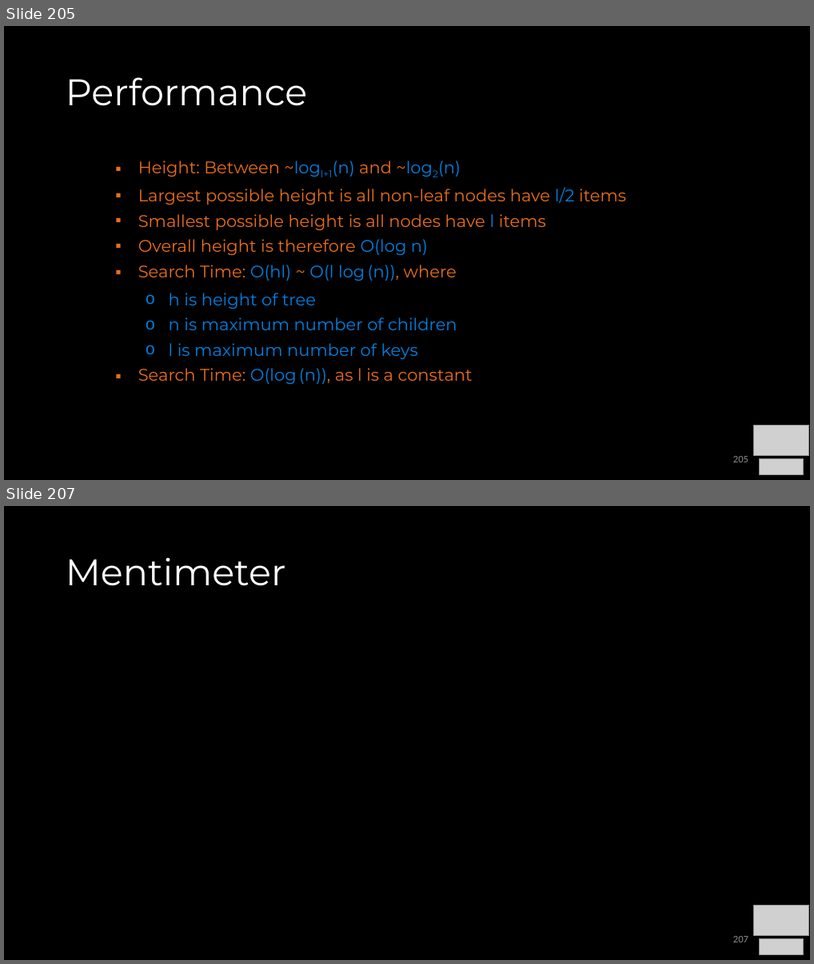
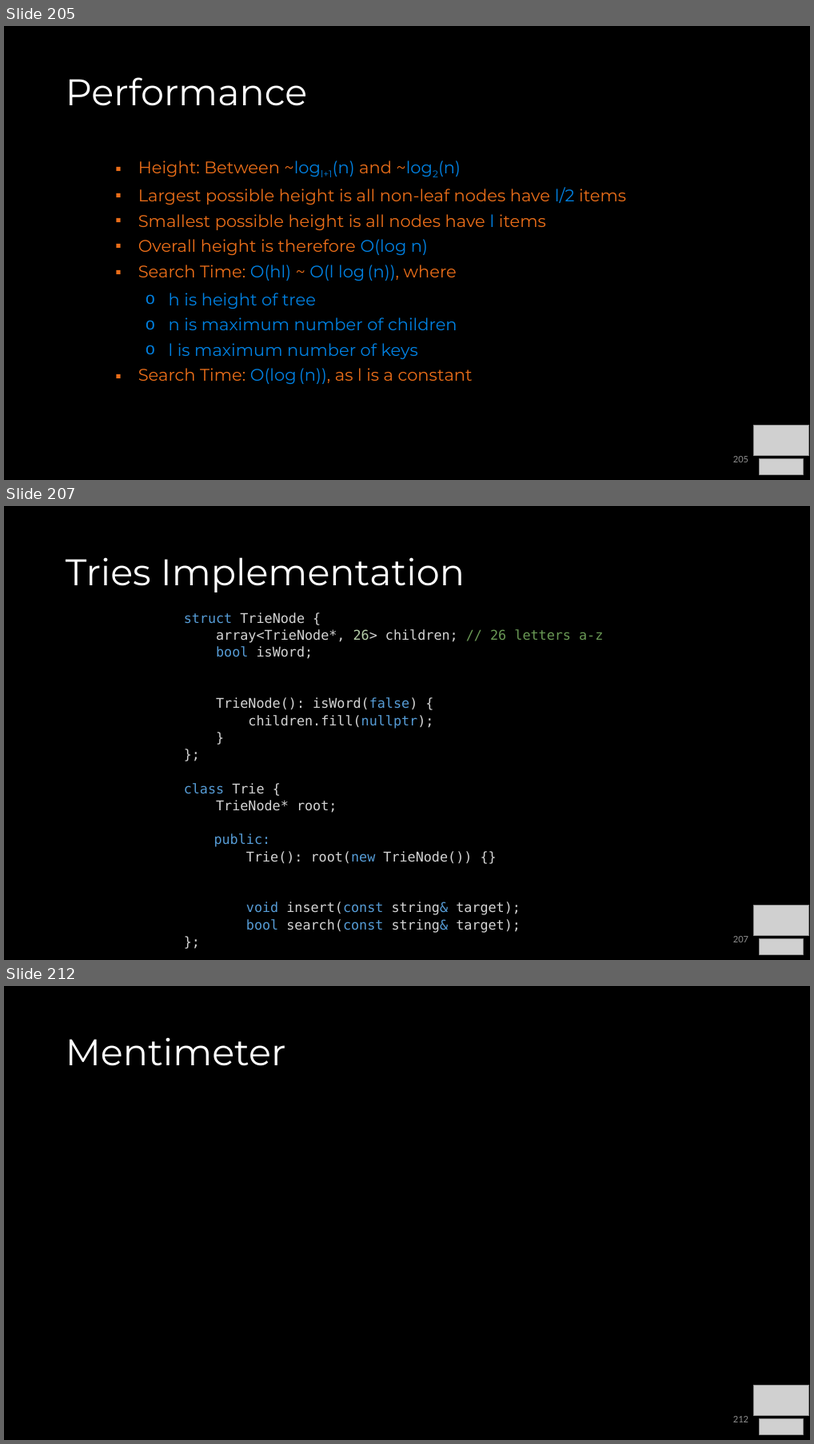
Before and after one commit to COP3530/Instructional-Content, a slide deck: Slides/Slides-PPT/4 - Balanced Trees.pptx. Shown one above the other, each under a label of ours: slides 205 and 207 before the commit, slides 205, 207 and 212 after it; the slides between them are not shown. The pictures are 814x964 and 814x1444 pixels, drawn with LibreOffice and Linux fonts; fonts in the diff are those of the drawing; grey boxes stand for pictures. Boxes give left, top, right and bottom in pixels: in the first picture for what was removed or moved away, otherwise in the second. Text is boxed around its words. In the diff, an @@ line names an element or a change of style, - is before the commit and + after.

Commit message:
tries added

```diff
--- a/Slides/Slides-PPT/4 - Balanced Trees.pptx
+++ b/Slides/Slides-PPT/4 - Balanced Trees.pptx
@@ slide 207 added at (x1=4, y1=506, x2=810, y2=960), background #000000 @@
@@ title added at (x1=66, y1=557, x2=465, y2=592), 44 pt, text #FFFFFF @@
+Tries Implementation
@@ text added at (x1=184, y1=612, x2=603, y2=932), 16 pt, text #D4D4D4 @@
+struct TrieNode {
+array<TrieNode*, 26> children; // 26 letters a-z
+bool isWord;
+TrieNode(): isWord(false) {
+children.fill(nullptr);
+}
+};
+class Trie {
+TrieNode* root;
+  public:
+  Trie(): root(new TrieNode()) {}
+  void insert(const string& target);
+  bool search(const string& target);
+};
@@ picture added at (x1=754, y1=904, x2=810, y2=936) @@
@@ page number added at (x1=734, y1=936, x2=749, y2=942), 12 pt, text #8C8C8C @@
+207
@@ picture added at (x1=759, y1=939, x2=804, y2=954) @@
@@ what was slide 207 is now slide 212 @@
@@ page number at (x1=734, y1=1416, x2=749, y2=1422): text changed @@
-207
+212
```
Also in this commit, not shown: 4 other slides added, 1 slide removed, 1 other file.
